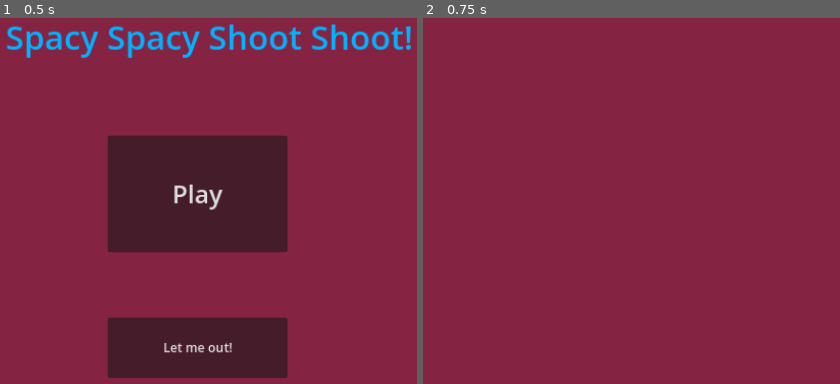
Above: before the commit, frames 1-2 (left to right).
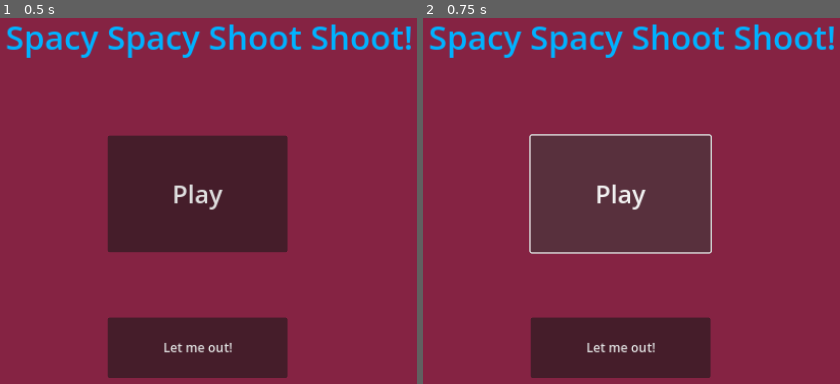
Above: after the commit, the same moments.

Repository: gregmalcolm/spacy-spacy-pew-pew
Game: Godot game, scene res://title_screen.tscn
Same seed, same stepped clock (60 frames per second), same inputs: the game is played once before the commit and once after it.
Inputs:
- Up to frame 1 (0.5 s): no input
- Up to frame 2 (0.75 s): click "Play" at 0.5 s

Frame 1 is identical in both runs. In frame 2, 25% of the frame differs, in the area x 1-99%, y 1-99%.
Error after the commit: Invalid call. Nonexistent function 'change_scene_to_fidle' in base 'SceneTree'. (res://title_screen.gd:20)

Commit message:
Rename

Diff:
--- a/project.godot
+++ b/project.godot
@@ -10,7 +10,7 @@
 
 [application]
 
-config/name="Spacy Spacy Shoot Shoot!"
+config/name="Spacy Spacy Pew Pew!"
 run/main_scene="res://title_screen.tscn"
 config/features=PackedStringArray("4.2", "Mobile")
 config/icon="res://icon.svg"
--- a/title_screen.gd
+++ b/title_screen.gd
@@ -17,7 +17,7 @@
 
 
 func _on_play_button_pressed():
-	get_tree().change_scene_to_file("res://world.tscn")
+	get_tree().change_scene_to_fidle("res://world.tscn")
 
 
 func _on_quit_button_pressed():
